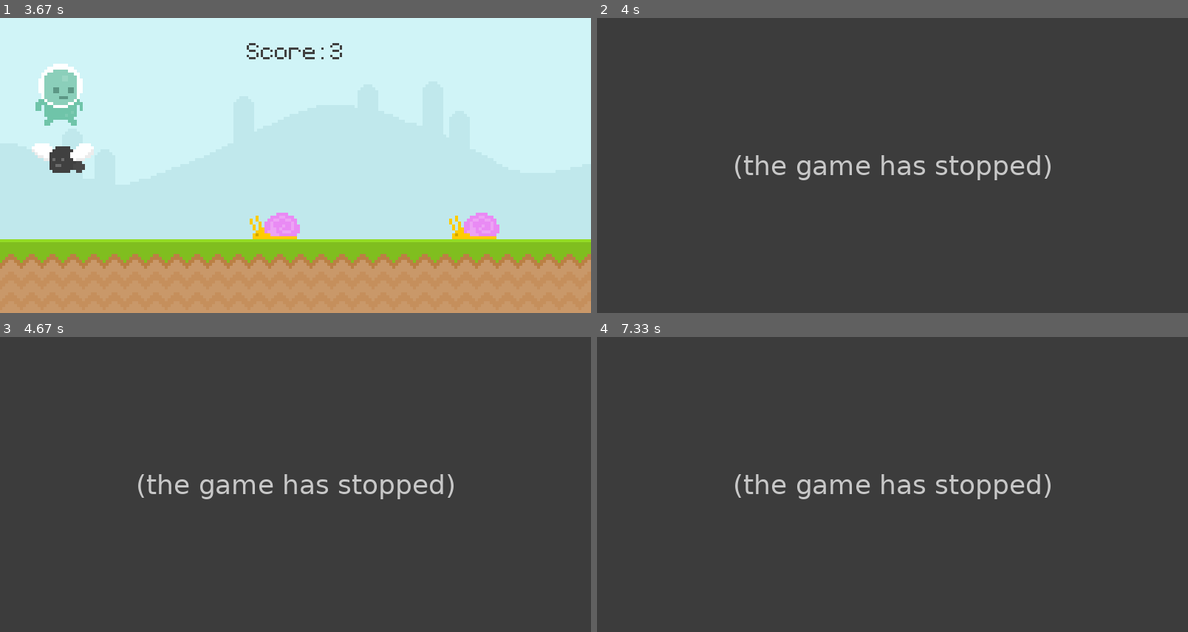
Above: before the commit, frames 1-4 (two rows, left to right).
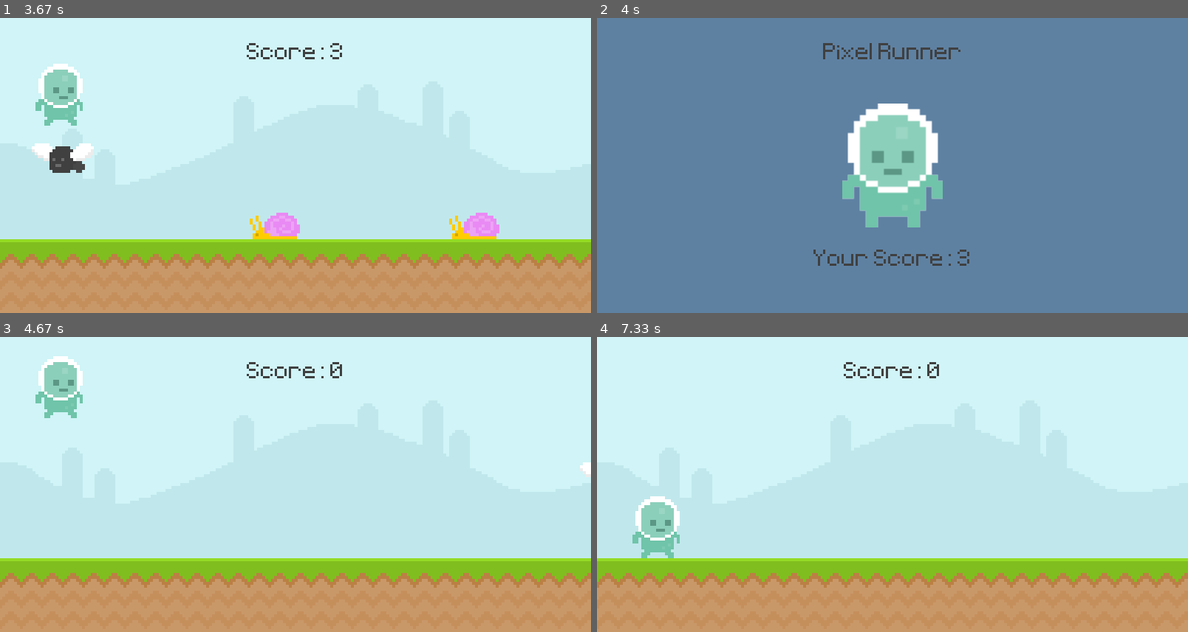
Above: after the commit, the same moments.

Repository: atrox3d/ultimate-introduction-to-pygame
Game: pygame game, started from main.py
The game is run twice, just before and just after one commit, with the same random seed, the same clock (stepped at 60 frames per second) and the same inputs.
Inputs (mouse positions are in pixels of both pictures, inside the frame that each line leads up to):
- Up to frame 1 (3.67 s): tap Space at 0.33 s; press the mouse at (59, 206) at 0.7 s; move the mouse to (236, 165) at 0.8 s; release the mouse at (419, 127) at 0.93 s; press the mouse at (59, 206) at 1.53 s; move the mouse to (147, 209) at 1.63 s; release the mouse at (236, 212) at 1.77 s; press the mouse at (59, 206) at 2.37 s; move the mouse to (106, 242) at 2.47 s; release the mouse at (153, 277) at 2.6 s; press the mouse at (59, 206) at 3.2 s; move the mouse to (106, 212) at 3.3 s; release the mouse at (153, 218) at 3.43 s
- Up to frame 2 (4 s): no input
- Up to frame 3 (4.67 s): tap Space at 4, 4.33 s
- Up to frame 4 (7.33 s): tap Space at 4.73, 5.03, 5.57, 5.87, 6.63, 6.97, 7.27 s

Frame 1 is identical in both runs. In frame 2, 99% of the frame differs, in the area x 0-100%, y 0-100%; in frame 3, 100%; in frame 4, 100%.
Error before the commit: NameError: name 'score_message_rect' is not defined (main.py line 209); the game stopped at 3.7 s (later frames are placeholders)

Commit message:
fix score rect

Diff:
--- a/main.py
+++ b/main.py
@@ -204,8 +204,8 @@
         screen.blit(title, title_rect)                              # draw score
 
         if score:
-            score_message = font.render(f'Score: {score}', False, (64, 64, 64))
-
+            score_message = font.render(f'Your Score: {score}', False, (64, 64, 64))
+            score_message_rect = score_message.get_rect(center=(400, 330))
             screen.blit(score_message, score_message_rect)           # draw score
             #
         else:
